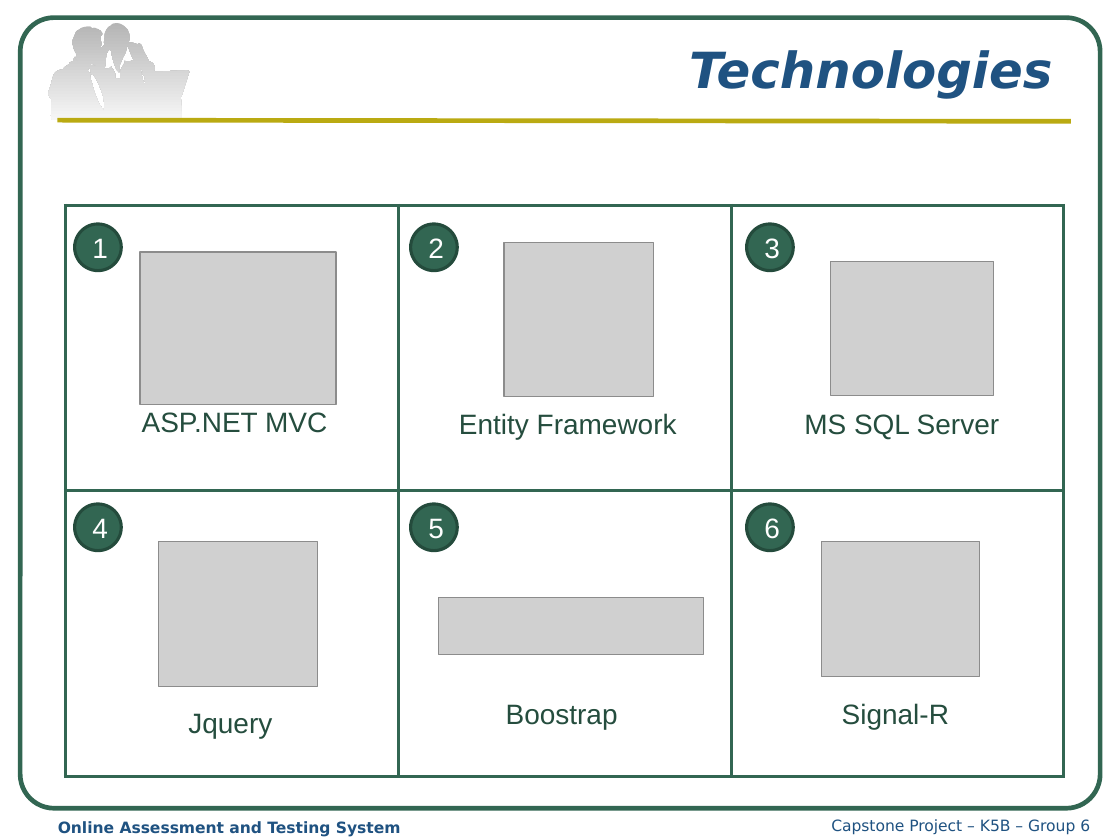
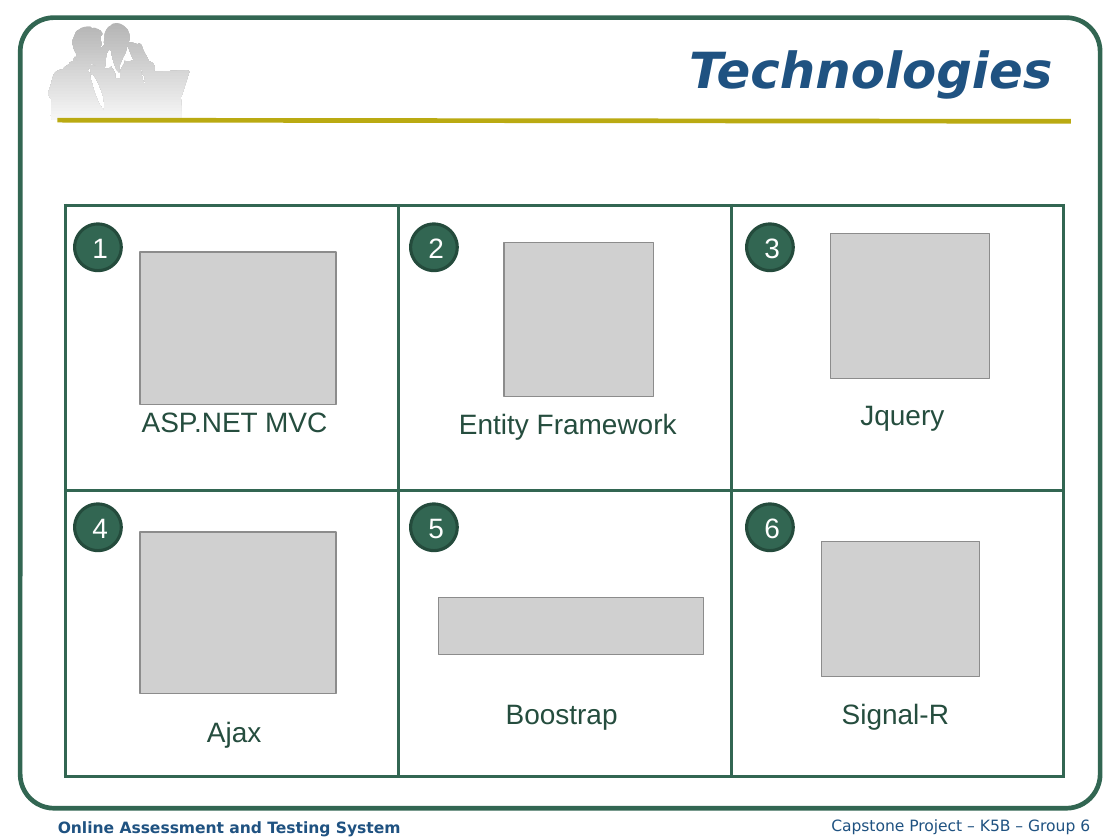
Before and after one commit to haima24/oats-project, a slide deck: slide 10 of Documents/Presentation/OATS_Presentation.pptx. Drawn at 1120x840 pixels with LibreOffice and Linux fonts; fonts in the diff are those of the drawing; grey boxes stand for pictures. Boxes give left, top, right and bottom in pixels: in the first picture for what was removed or moved away, otherwise in the second. Text is boxed around its words. In the diff, an @@ line names an element or a change of style, - is before the commit and + after.

```diff
--- a/Documents/Presentation/OATS_Presentation.pptx
+++ b/Documents/Presentation/OATS_Presentation.pptx
@@ picture moved from (x1=159, y1=541, x2=318, y2=685) to (x1=831, y1=233, x2=990, y2=377) @@
@@ picture removed at (x1=831, y1=261, x2=995, y2=395) @@
@@ text removed at (x1=804, y1=414, x2=999, y2=439) @@
-MS SQL Server
@@ text "Jquery" moved from (x1=188, y1=713, x2=272, y2=738) to (x1=860, y1=405, x2=944, y2=430) @@
@@ picture added at (x1=140, y1=532, x2=336, y2=693) @@
@@ text added at (x1=207, y1=721, x2=261, y2=747), 18 pt, text #254C3E @@
+Ajax
```
Also in this commit, not shown: 1 other slide changed, 1 slide added.
